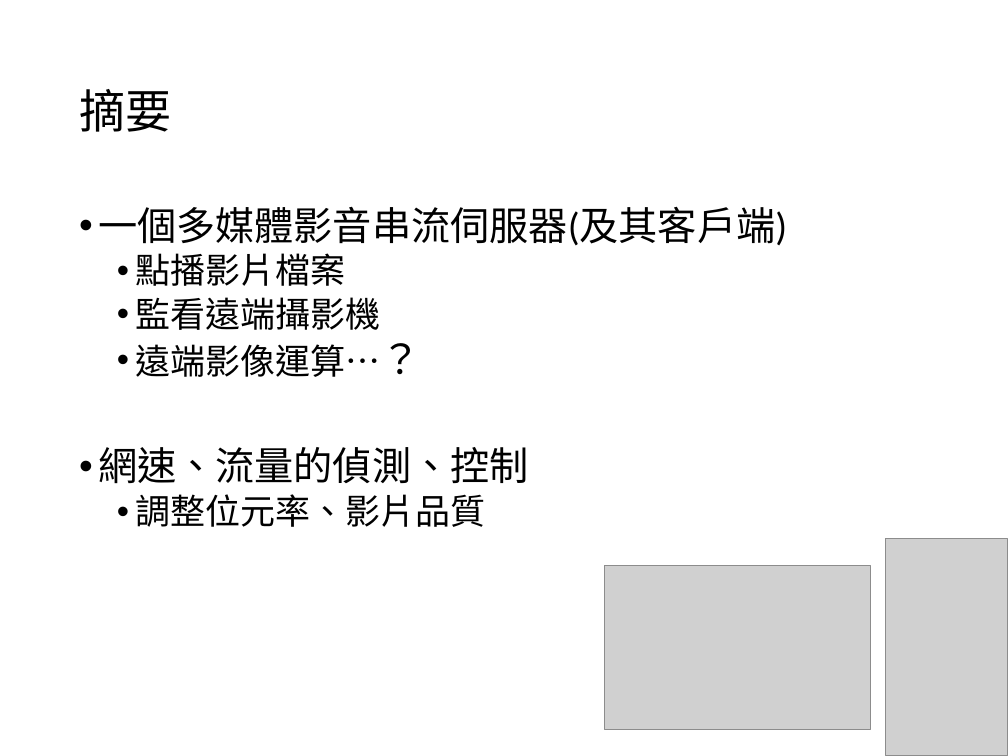
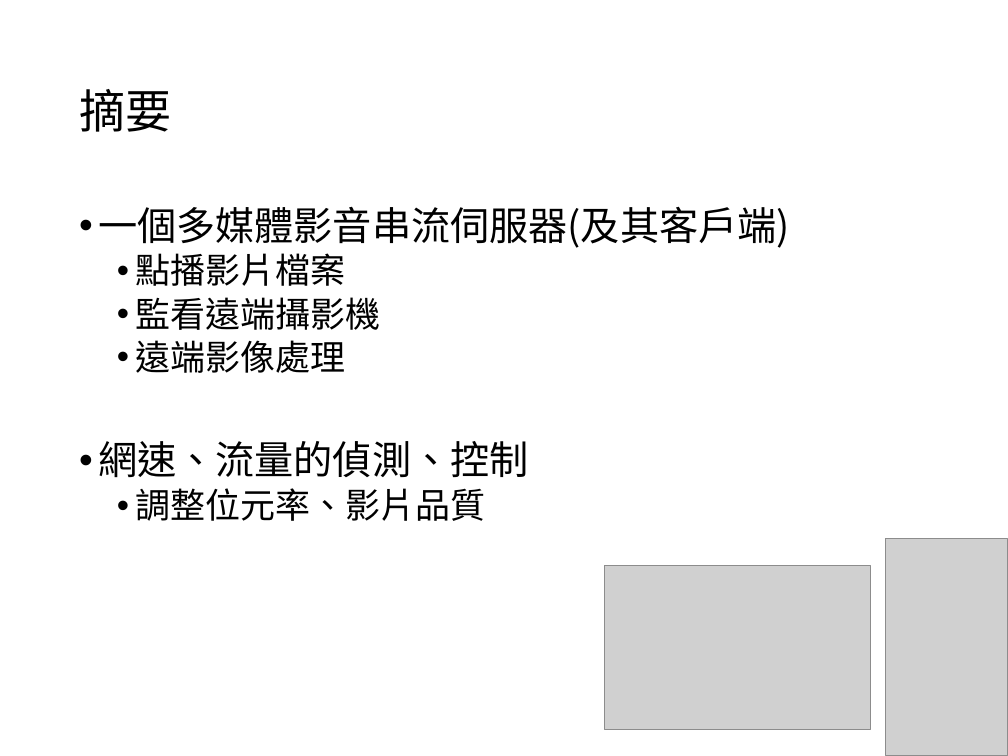
Before and after one commit to yth98/network-media, a slide deck: slide 2 of Report.ppt. Drawn at 1008x756 pixels with LibreOffice and Linux fonts; fonts in the diff are those of the drawing; grey boxes stand for pictures. Boxes give left, top, right and bottom in pixels: in the first picture for what was removed or moved away, otherwise in the second. Text is boxed around its words. In the diff, an @@ line names an element or a change of style, - is before the commit and + after.

```diff
--- a/Report.ppt
+++ b/Report.ppt
@@ text at <box>98,206,790,521</box>: font Calibri to Noto Sans CJK SC in "一個多媒體影音串流伺服器(及其客戶端)", "點播影片檔案", "監看遠端攝影機", "網速、流量的偵測、控制" and 1 more places @@
@@ text at <box>136,340,346,373</box>: text changed; font Calibri to Noto Sans CJK SC @@
-  • 遠端影像運算…？
+  • 遠端影像處理
```
Also in this commit, not shown: 5 other slides changed, 4 slides added, 2 slides removed, 4 other files.
